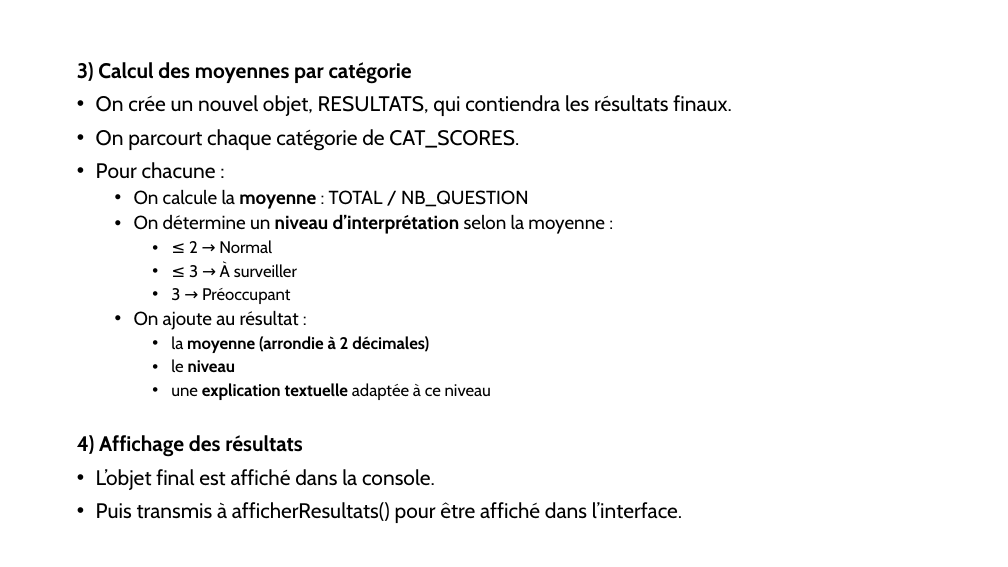
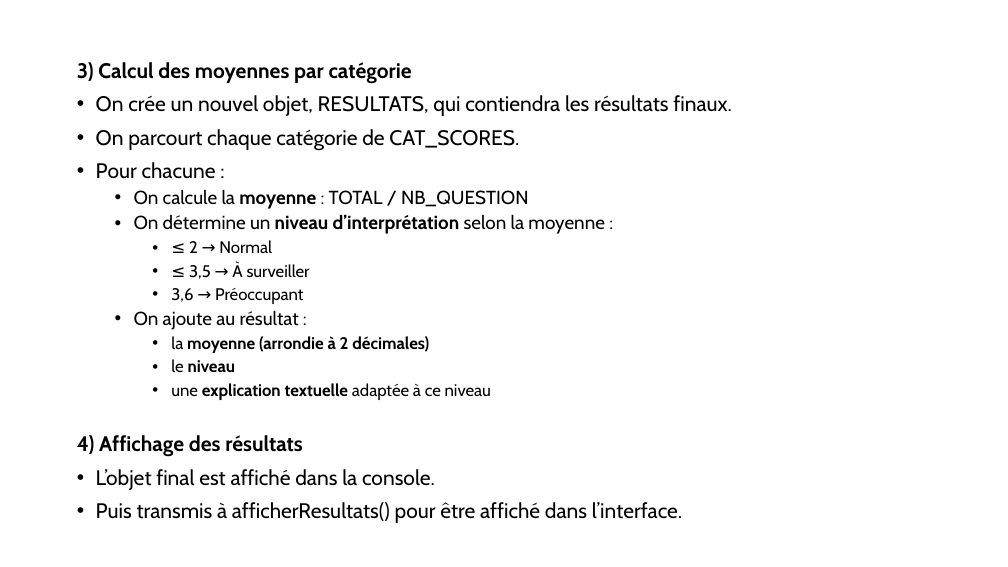
Before and after one commit to Pecorinow/Workshop_1, a slide deck: slide 7 of Workshop_Presentation.pptx. Drawn at 1008x567 pixels with LibreOffice and Linux fonts; fonts in the diff are those of the drawing. Boxes give left, top, right and bottom in pixels: in the first picture for what was removed or moved away, otherwise in the second. Text is boxed around its words. In the diff, an @@ line names an element or a change of style, - is before the commit and + after.

Commit message:
pwp : 3 devient 3.5

```diff
--- a/Workshop_Presentation.pptx
+++ b/Workshop_Presentation.pptx
@@ text at bbox=[171, 263, 310, 304]: text changed @@
-    • ≤ 3 → À surveiller
-    • 3 → Préoccupant
+    • ≤ 3,5 → À surveiller
+    • 3,6 → Préoccupant
```
